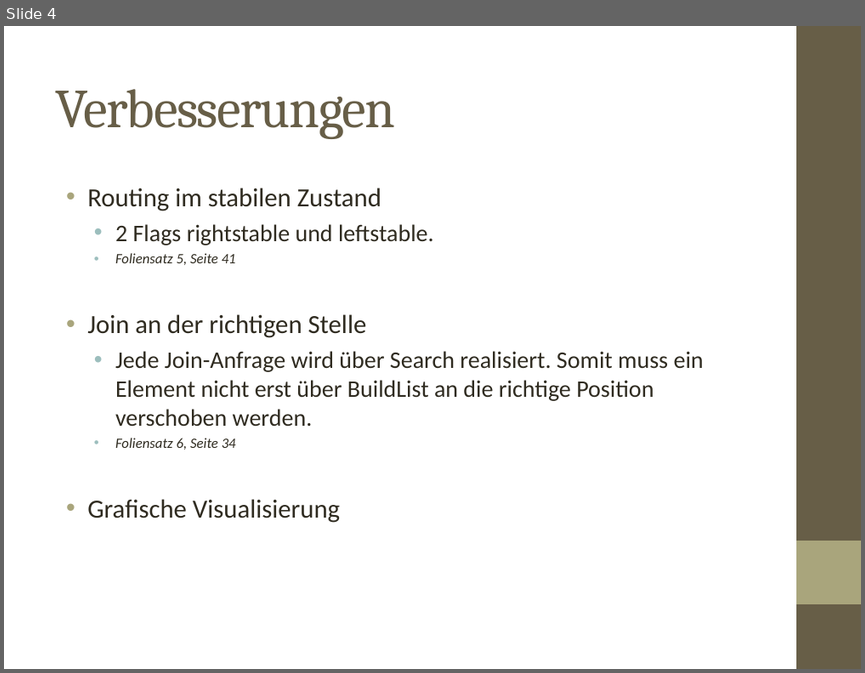
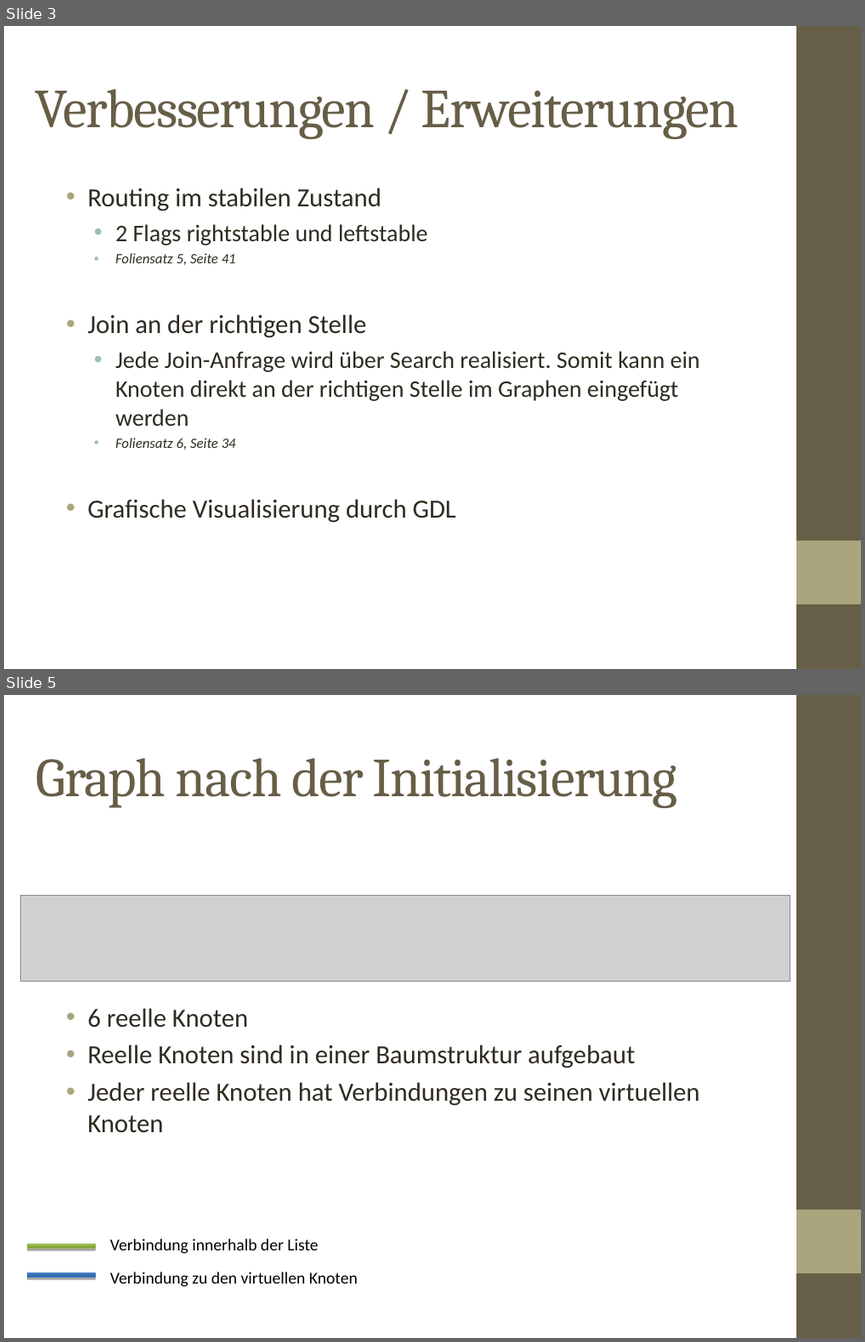
Before and after one commit to kiudee/VAHD-Projekt, a slide deck: Verteilte Hashtabelle.odp. Shown one above the other, each under a label of ours: slide 4 before the commit, slides 3 and 5 after it; the slides between them are not shown. The pictures are 865x673 and 865x1342 pixels, drawn with LibreOffice and Linux fonts; fonts in the diff are those of the drawing; grey boxes stand for pictures. Boxes give left, top, right and bottom in pixels: in the first picture for what was removed or moved away, otherwise in the second. Text is boxed around its words. In the diff, an @@ line names an element or a change of style, - is before the commit and + after.

```diff
--- a/Verteilte Hashtabelle.odp
+++ b/Verteilte Hashtabelle.odp
@@ slide 5 added at (4, 695, 861, 1338), background #FFFFFF; not listed: 2 template elements that a slide beside it also shows @@
@@ title added at (36, 758, 677, 808), 46 pt, text #675E47 @@
+Graph nach der Initialisierung
@@ picture added at (21, 895, 790, 981) @@
@@ text added at (87, 1008, 700, 1133), 22 pt, text #2F2B20 @@
+• 6 reelle Knoten
+• Reelle Knoten sind in einer Baumstruktur aufgebaut
+• Jeder reelle Knoten hat Verbindungen zu seinen virtuellen Knoten
@@ freeform shape added at (28, 1243, 96, 1247), fill gradient #769535 to #9BC348, outline #98B954 0.74 pt @@
@@ text added at (110, 1238, 318, 1253), 14 pt, text #000000 @@
+Verbindung innerhalb der Liste
@@ freeform shape added at (28, 1272, 96, 1276), fill gradient #2C5D98 to #3C7BC7, outline #4A7EBB 0.74 pt @@
@@ text added at (110, 1271, 358, 1287), 14 pt, text #000000 @@
+Verbindung zu den virtuellen Knoten
@@ what was slide 4 is now slide 3 @@
@@ slide 3 changed as well @@
@@ title at (35, 89, 739, 139): text changed @@
-Verbesserungen
+Verbesserungen / Erweiterungen
@@ text at (115, 224, 428, 245): text changed @@
-  • 2 Flags rightstable und leftstable.
+  • 2 Flags rightstable und leftstable
@@ text at (115, 351, 700, 426): text changed @@
-  • Jede Join-Anfrage wird über Search realisiert. Somit muss ein Element nicht erst über BuildList an die richtige Position verschoben werden.
+  • Jede Join-Anfrage wird über Search realisiert. Somit kann ein Knoten direkt an der richtigen Stelle im Graphen eingefügt werden
@@ text at (87, 499, 456, 522): text changed @@
-• Grafische Visualisierung
+• Grafische Visualisierung durch GDL
```
Also in this commit, not shown: 2 other slides changed, 4 other slides added, 3 slides removed, 1 other file.
